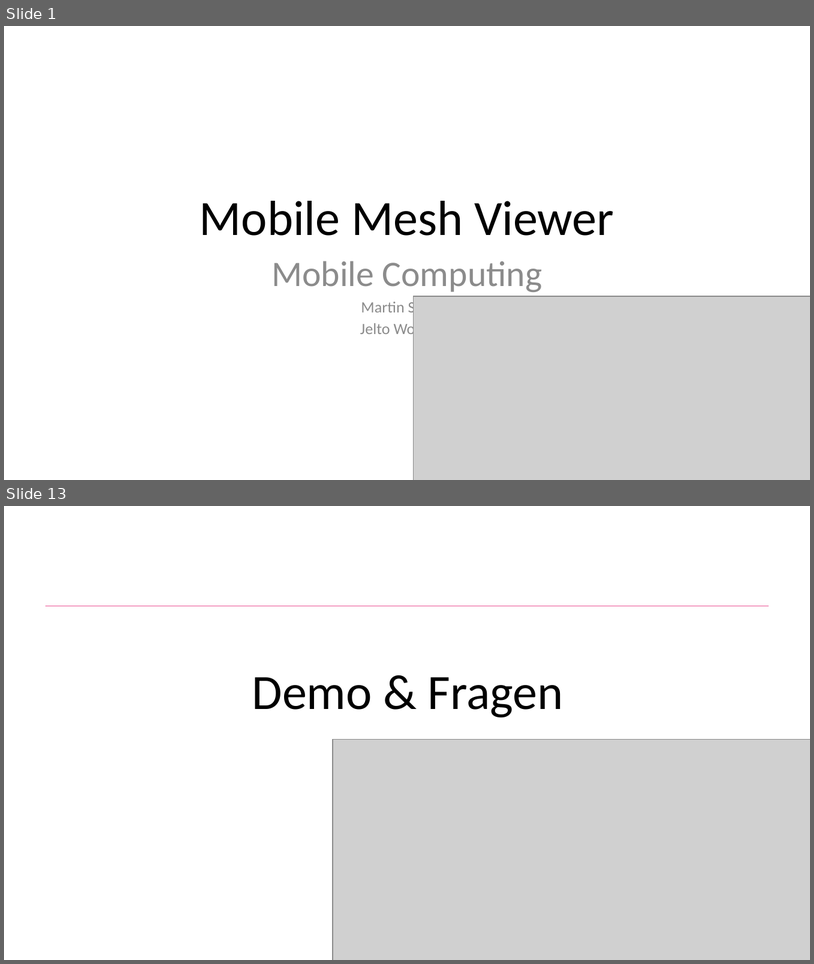
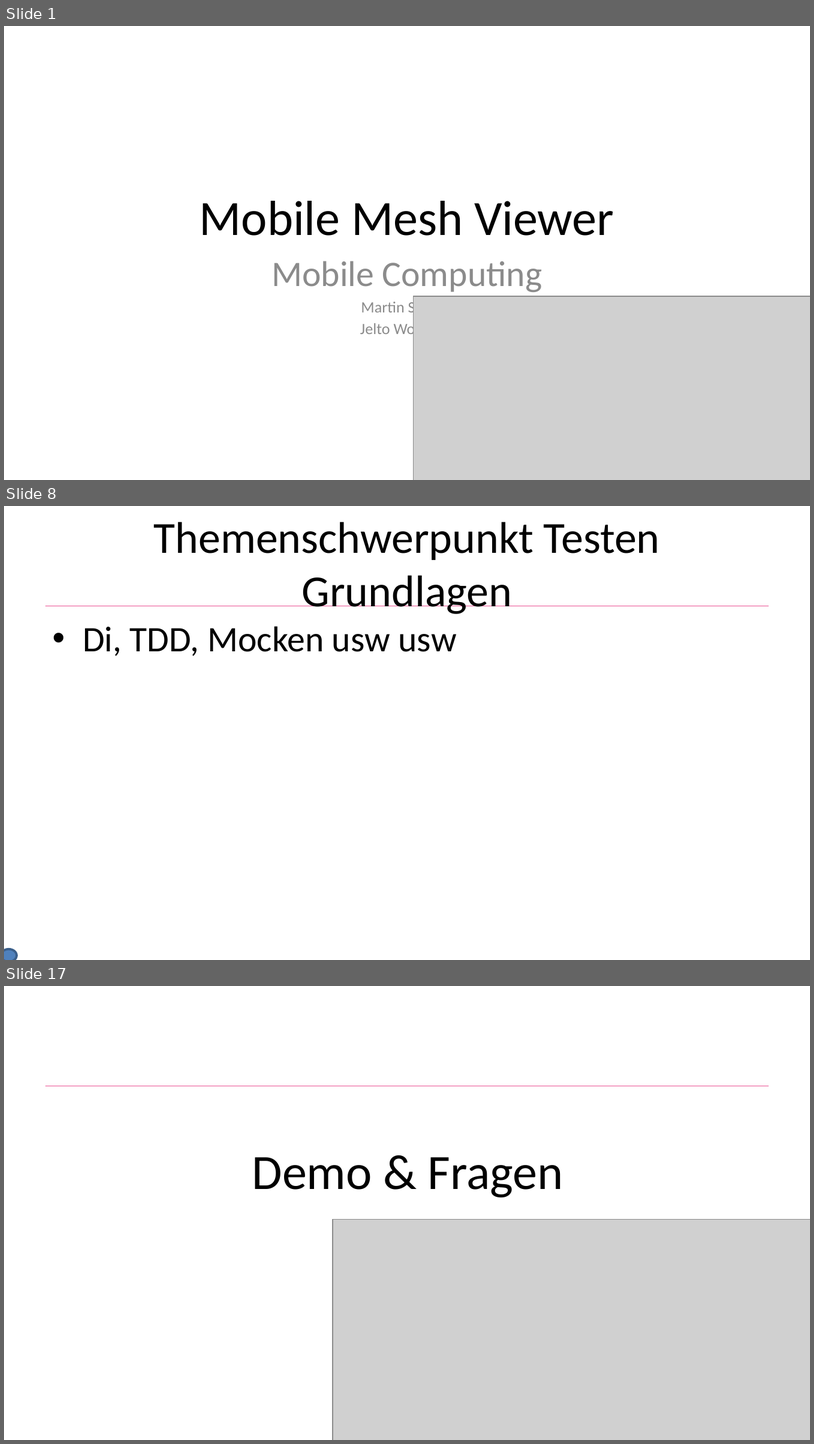
Before and after one commit to He1md4ll/MobileMeshViewer, a slide deck: docs/mobile_meshviewer_praezi.pptx. Shown one above the other, each under a label of ours: slides 1 and 13 before the commit, slides 1, 8 and 17 after it; the slides between them are not shown. The pictures are 814x964 and 814x1444 pixels, drawn with LibreOffice and Linux fonts; fonts in the diff are those of the drawing; grey boxes stand for pictures; background and template pictures are left out. Boxes give left, top, right and bottom in pixels: in the first picture for what was removed or moved away, otherwise in the second. Text is boxed around its words. In the diff, an @@ line names an element or a change of style, - is before the commit and + after.

```diff
--- a/docs/mobile_meshviewer_praezi.pptx
+++ b/docs/mobile_meshviewer_praezi.pptx
@@ slide 8 added at box(4, 506, 810, 960), background #FFFFFF; not listed: 1 template element that a slide beside it also shows @@
@@ title added at box(154, 522, 660, 614), 39.6 pt, text #000000 @@
+Themenschwerpunkt Testen
+Grundlagen
@@ text added at box(83, 626, 457, 656), 32 pt, text #000000 @@
+• Di, TDD, Mocken usw usw
@@ ellipse added at box(4, 949, 17, 960), fill #4F81BD, outline #3A5F8C 2 pt @@
@@ what was slide 13 is now slide 17 @@
```
Also in this commit, not shown: 11 slides changed, 4 other slides added.
